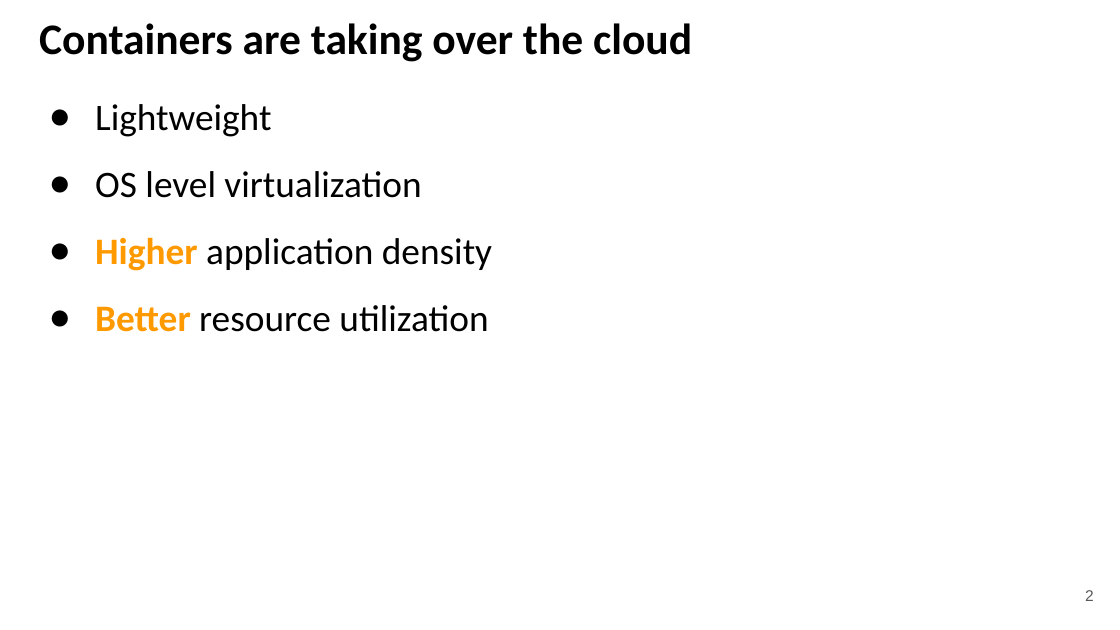
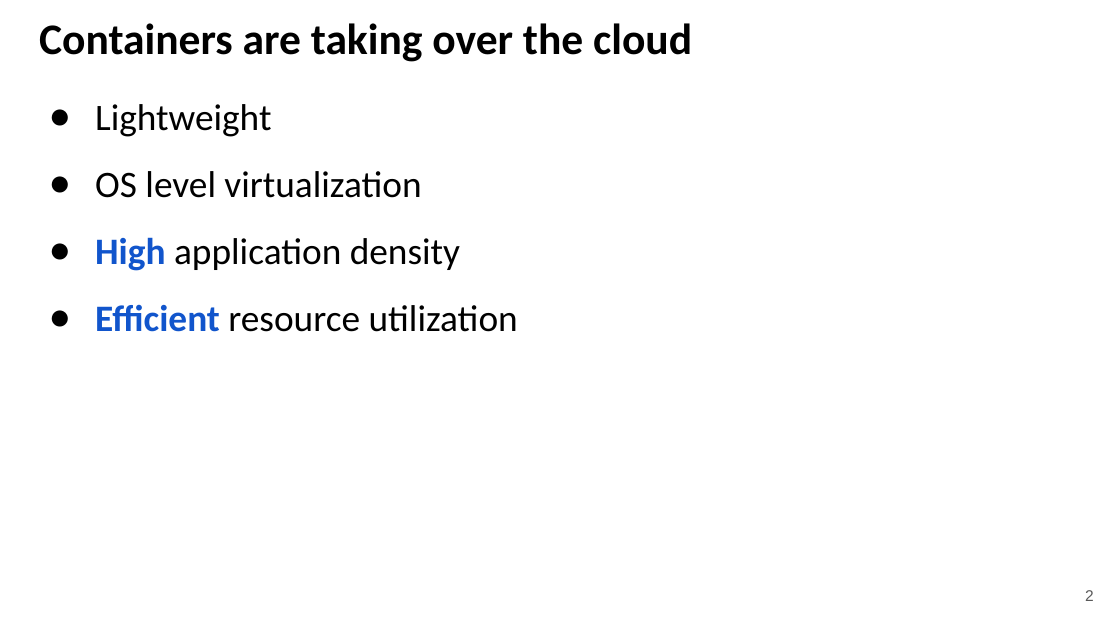
Before and after one commit to kevinsuo/kevinsuo.github.io, a slide deck: slide 2 of ksuo_homepage_files/eurosys21-slides.pptx. Drawn at 1120x630 pixels with LibreOffice and Linux fonts; fonts in the diff are those of the drawing. Boxes give left, top, right and bottom in pixels: in the first picture for what was removed or moved away, otherwise in the second. Text is boxed around its words. In the diff, an @@ line names an element or a change of style, - is before the commit and + after.

```diff
--- a/ksuo_homepage_files/eurosys21-slides.pptx
+++ b/ksuo_homepage_files/eurosys21-slides.pptx
@@ text at (x1=95, y1=237, x2=518, y2=332): text changed @@
-● Higher application density
-● Better resource utilization
+● High application density
+● Efficient resource utilization
```
Also in this commit, not shown: 25 other slides changed, 4 slides added, 17 slides removed, 1 other file.
